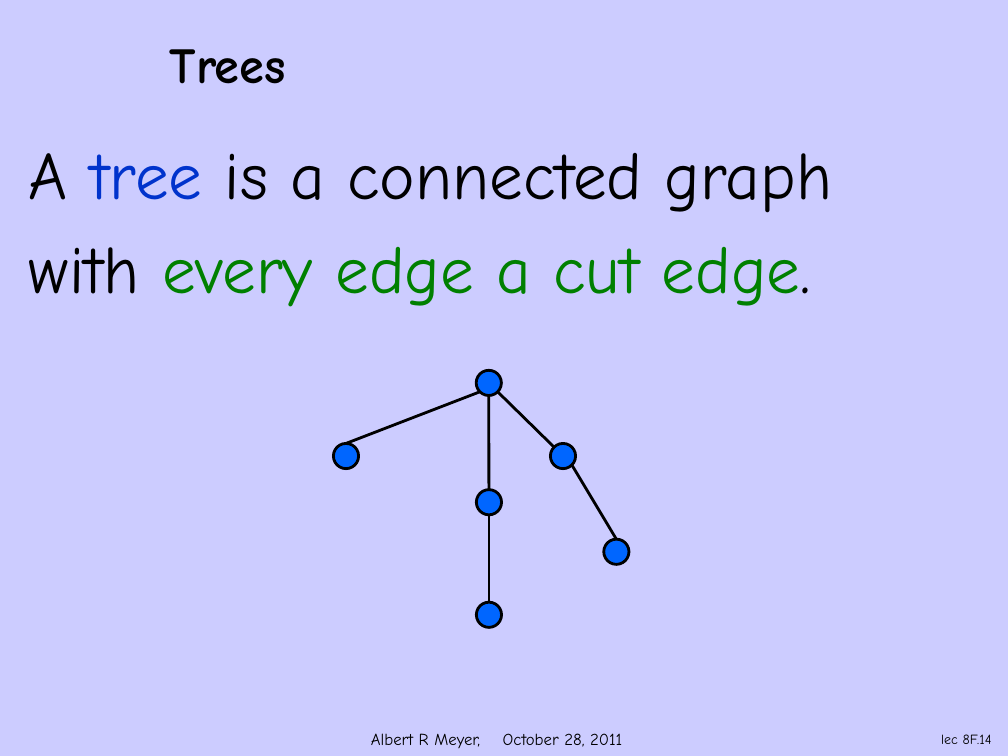
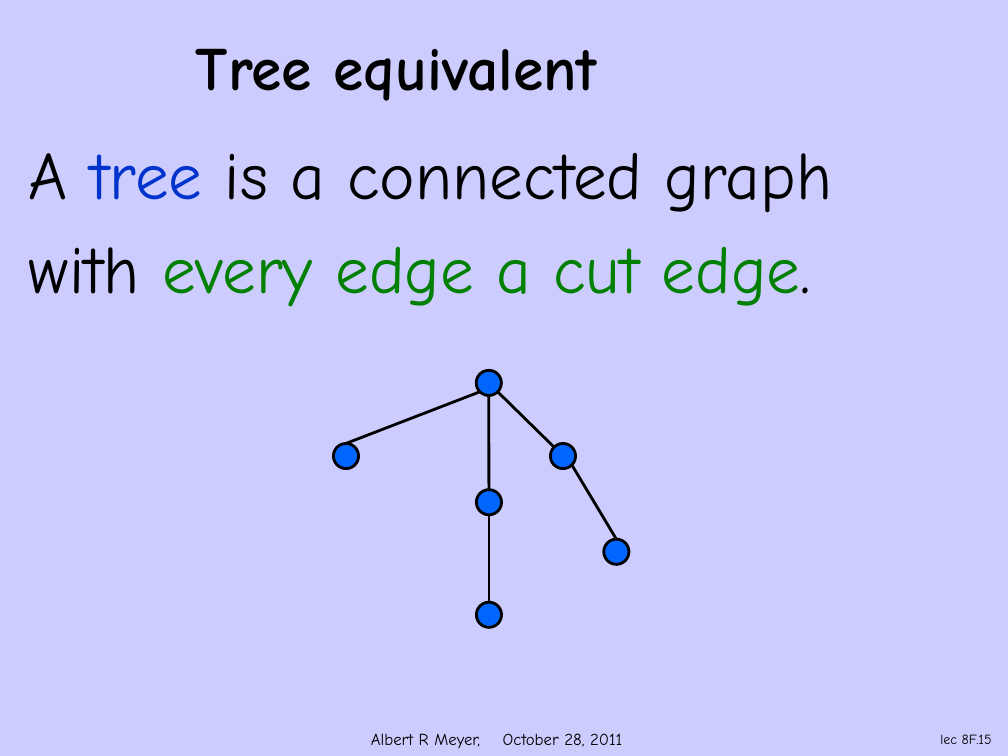
Before and after one commit to armeyer/mcs_web, a slide deck: slide 15 of fall11/slidesF11/slides9m.pptx (slide 14 before the commit). Drawn at 1008x756 pixels with LibreOffice and Linux fonts; fonts in the diff are those of the drawing; background and template pictures are left out. Boxes give left, top, right and bottom in pixels: in the first picture for what was removed or moved away, otherwise in the second. Text is boxed around its words. In the diff, an @@ line names an element or a change of style, - is before the commit and + after.

```diff
--- a/fall11/slidesF11/slides9m.pptx
+++ b/fall11/slidesF11/slides9m.pptx
@@ title at bbox=[196, 48, 597, 101]: text changed; size 36 to 44 pt @@
-Trees
+Tree equivalent
@@ page number at bbox=[940, 734, 992, 744]: text changed @@
-lec 8F.14
+lec 8F.15
```
Also in this commit, not shown: 3 other slides changed, 4 other files.
